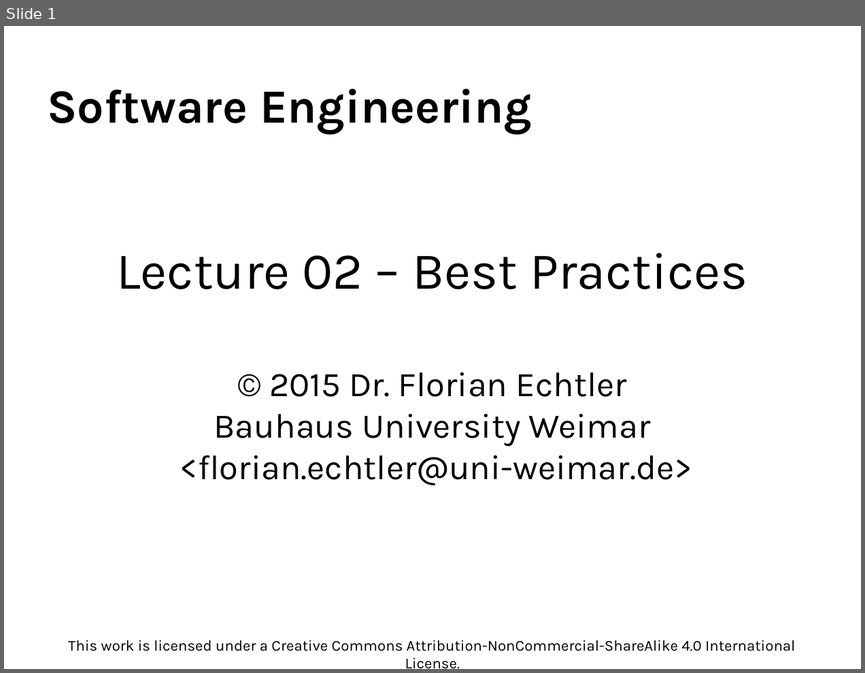
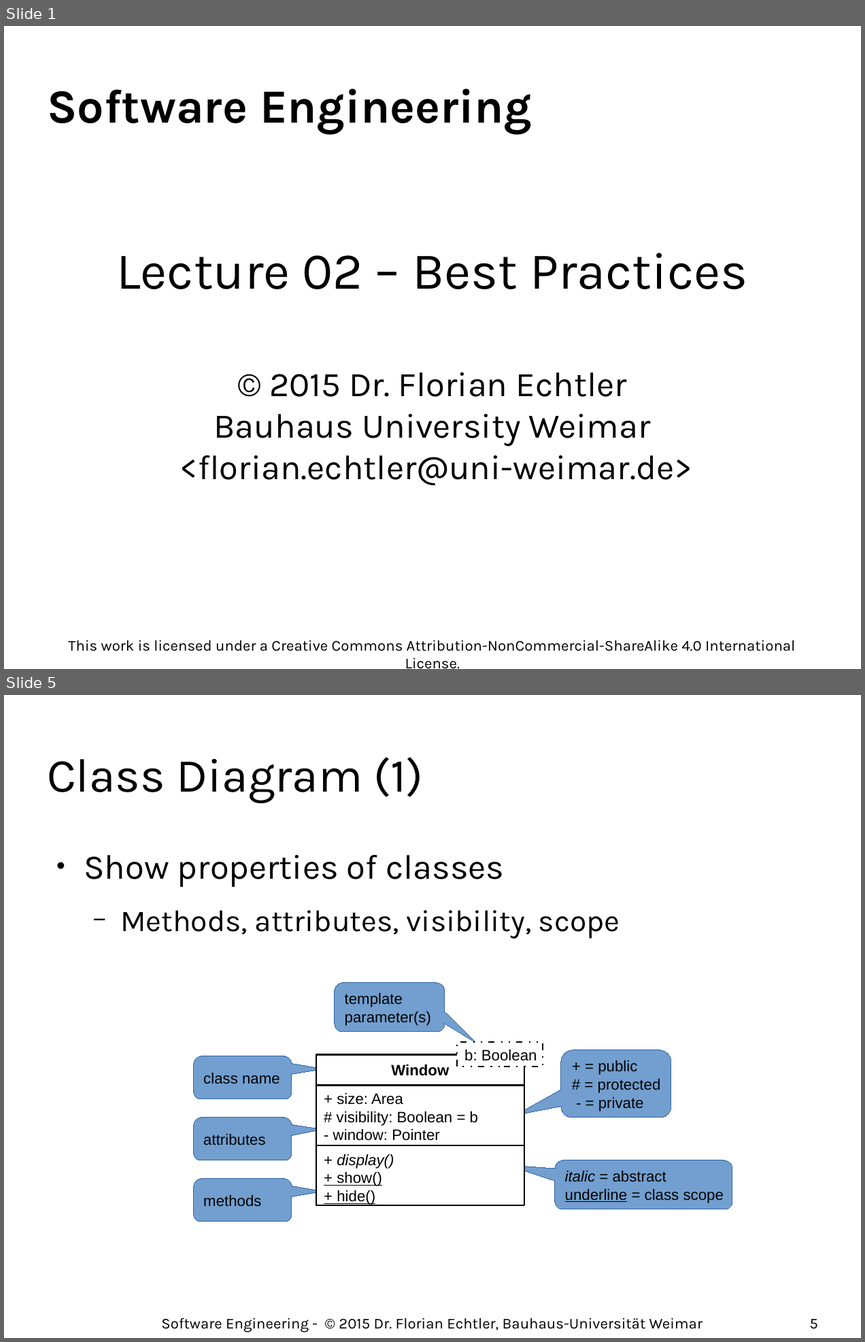
Before and after one commit to floe/software-engineering, a slide deck: 02-best-practices.odp. Shown one above the other, each under a label of ours: slide 1 before the commit, slides 1 and 5 after it; the slides between them are not shown. The pictures are 865x673 and 865x1342 pixels, drawn with LibreOffice and Linux fonts; fonts in the diff are those of the drawing; background and template pictures are left out. Boxes give left, top, right and bottom in pixels: in the first picture for what was removed or moved away, otherwise in the second. Text is boxed around its words. In the diff, an @@ line names an element or a change of style, - is before the commit and + after.

```diff
--- a/02-best-practices.odp
+++ b/02-best-practices.odp
@@ slide 5 added at [4, 695, 861, 1338], background #FFFFFF @@
@@ title added at [47, 757, 424, 803], 44 pt, text #000000 @@
+Class Diagram (1)
@@ text added at [84, 855, 619, 938], 28 pt, text #000000 @@
+● Show properties of classes
+  − Methods, attributes, visibility, scope
@@ rounded speech box added at [334, 983, 445, 1032], fill #729FCF, outline #3465A4 0 pt, 14 pt, text #000000 @@
+template
+parameter(s)
@@ rounded speech box added at [194, 1057, 292, 1100], fill #729FCF, outline #3465A4 0 pt, 14 pt, text #000000 @@
+class name
@@ group added at [317, 1042, 543, 1205]: 4 rectangles, 3 texts @@
+Window
++ size: Area
+# visibility: Boolean = b
+- window: Pointer
++ display()
++ show()
++ hide()
+b: Boolean
@@ rounded speech box added at [562, 1051, 672, 1118], fill #729FCF, outline #3465A4 0 pt, 14 pt, text #000000 @@
++ = public
+# = protected
+- = private
@@ rounded speech box added at [194, 1117, 292, 1160], fill #729FCF, outline #3465A4 0 pt, 14 pt, text #000000 @@
+attributes
@@ rounded speech box added at [555, 1160, 732, 1209], fill #729FCF, outline #3465A4 0 pt, 14 pt, text #000000 @@
+italic = abstract
+underline = class scope
@@ rounded speech box added at [194, 1178, 292, 1221], fill #729FCF, outline #3465A4 0 pt, 14 pt, text #000000 @@
+methods
@@ text added at [161, 1317, 702, 1332], 14 pt, text #000000 @@
+Software Engineering - © 2015 Dr. Florian Echtler, Bauhaus-Universität Weimar
@@ page number added at [809, 1319, 818, 1329], 14 pt, text #000000 @@
+5
```
Also in this commit, not shown: 31 slides changed, 1 other slide added, 1 slide removed.
